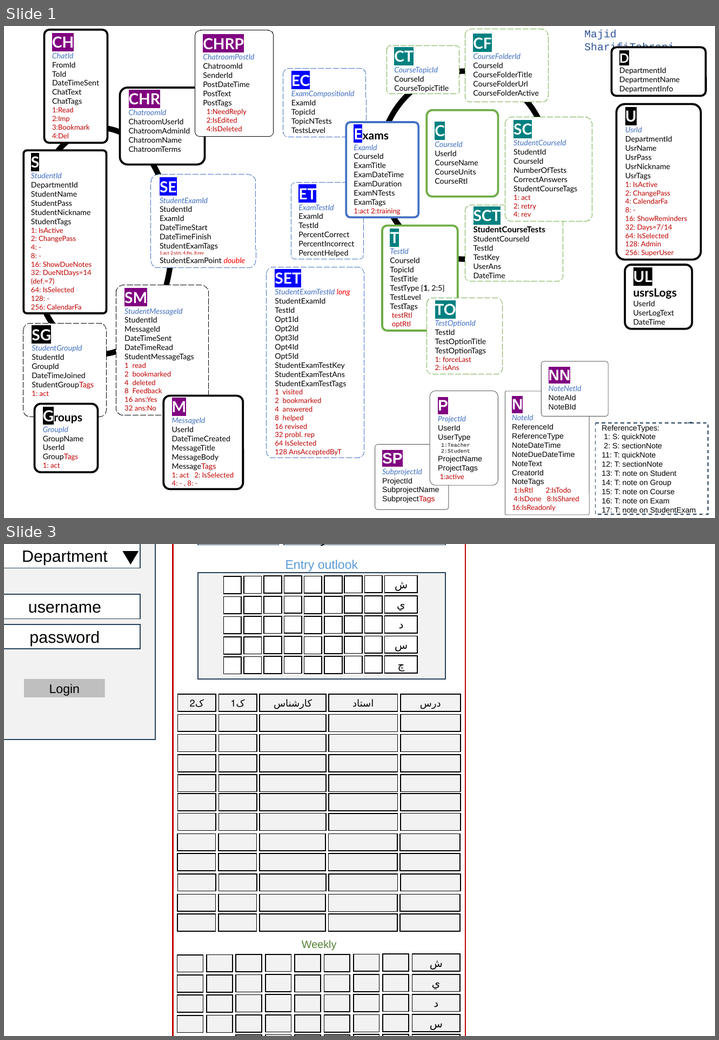
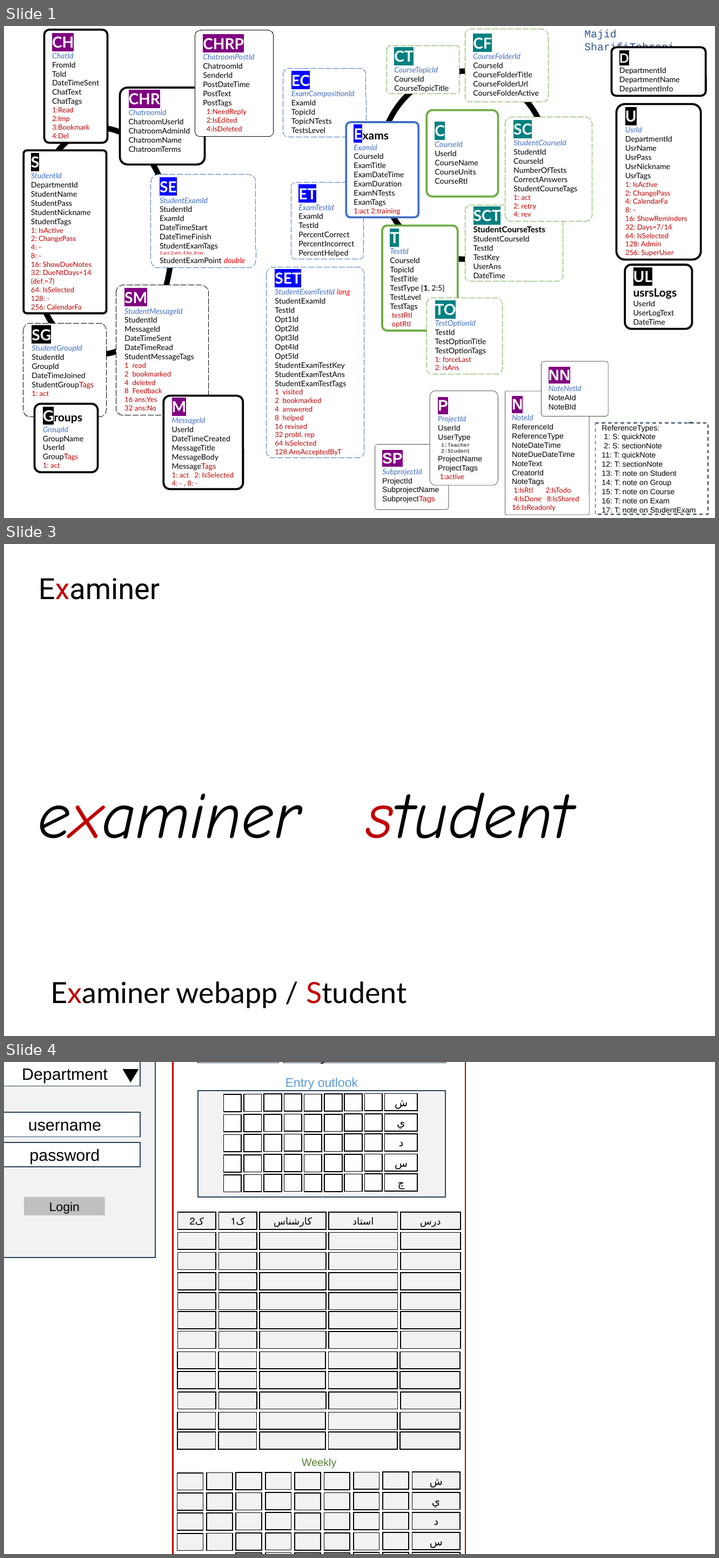
Before and after one commit to msht-ir/Examiner_blazorWebApp, a slide deck: ExaminerB/.appCatalog/ExaminerB notes 1404.pptx. Shown one above the other, each under a label of ours: slides 1 and 3 before the commit, slides 1, 3 and 4 after it; the slides between them are not shown. The pictures are 719x1040 and 719x1558 pixels, drawn with LibreOffice and Linux fonts; fonts in the diff are those of the drawing. Boxes give left, top, right and bottom in pixels: in the first picture for what was removed or moved away, otherwise in the second. Text is boxed around its words. In the diff, an @@ line names an element or a change of style, - is before the commit and + after.

Commit message:
-games added to S_Student page -guide for T_Courses page

```diff
--- a/ExaminerB/.appCatalog/ExaminerB notes 1404.pptx
+++ b/ExaminerB/.appCatalog/ExaminerB notes 1404.pptx
@@ slide 3 added at <box>4,544,715,1036</box>, background #FFFFFF @@
@@ text added at <box>39,578,160,600</box>, 32 pt, text #000000 @@
+Examiner
@@ text added at <box>38,792,573,839</box>, 72 pt, text #000000, italic @@
+examiner student
@@ text added at <box>50,981,407,1008</box>, 32 pt, text #000000 @@
+Examiner webapp / Student
@@ what was slide 3 is now slide 4 @@
```
Also in this commit, not shown: 1 slide changed, 13 other files.
